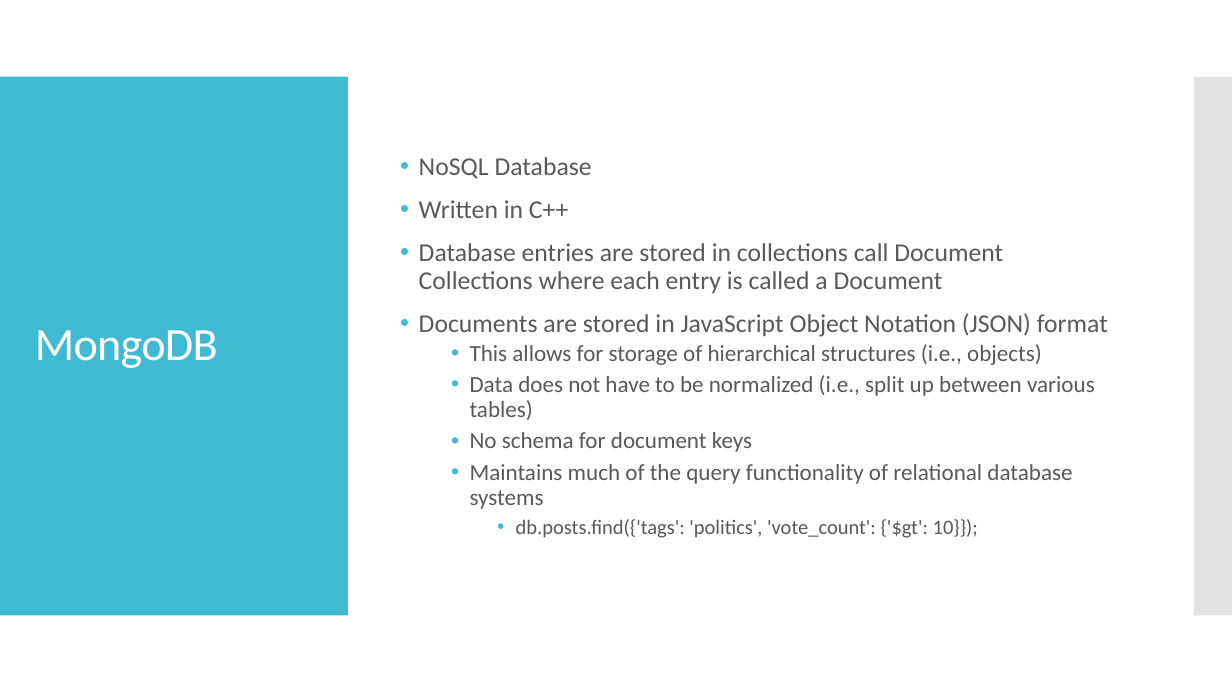
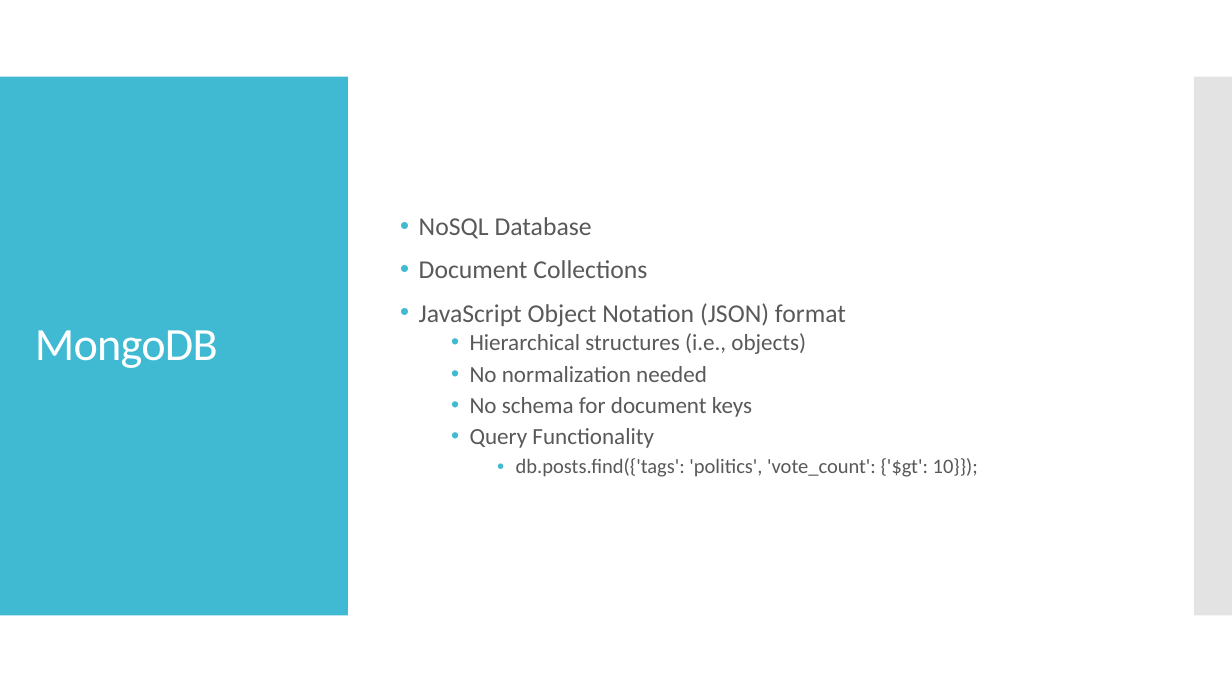
Before and after one commit to dhardin/Finite-State-Machine-Online, a slide deck: slide 13 of Presentation.pptx. Drawn at 1232x693 pixels with LibreOffice and Linux fonts; fonts in the diff are those of the drawing. Boxes give left, top, right and bottom in pixels: in the first picture for what was removed or moved away, otherwise in the second. Text is boxed around its words. In the diff, an @@ line names an element or a change of style, - is before the commit and + after.

```diff
--- a/Presentation.pptx
+++ b/Presentation.pptx
@@ text at <box>419,260,846,382</box>: text changed; size 20 to 18 pt @@
-• Written in C++
-• Database entries are stored in collections call Document Collections where each entry is called a Document
-• Documents are stored in JavaScript Object Notation (JSON) format
-  • This allows for storage of hierarchical structures (i.e., objects)
-  • Data does not have to be normalized (i.e., split up between various tables)
+• Document Collections
+• JavaScript Object Notation (JSON) format
+  • Hierarchical structures (i.e., objects)
+  • No normalization needed
@@ text at <box>470,428,654,448</box>: text changed @@
-  • Maintains much of the query functionality of relational database systems
+  • Query Functionality
```
Also in this commit, not shown: 7 other slides changed, 4 other files.
